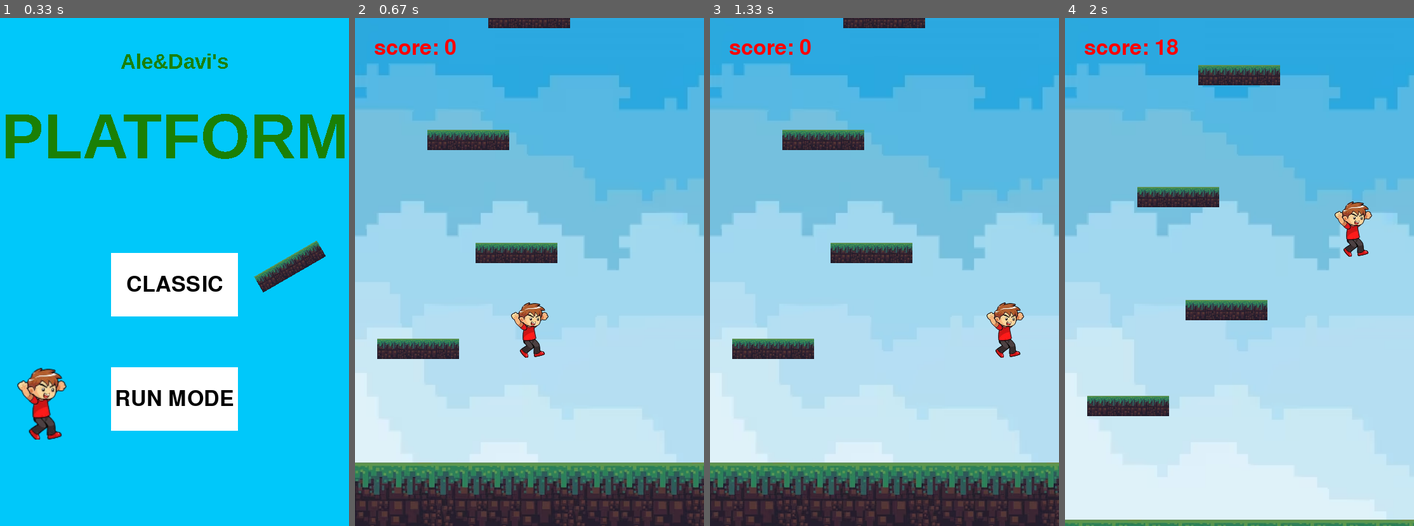
Above: before the commit, frames 1-4 (left to right).
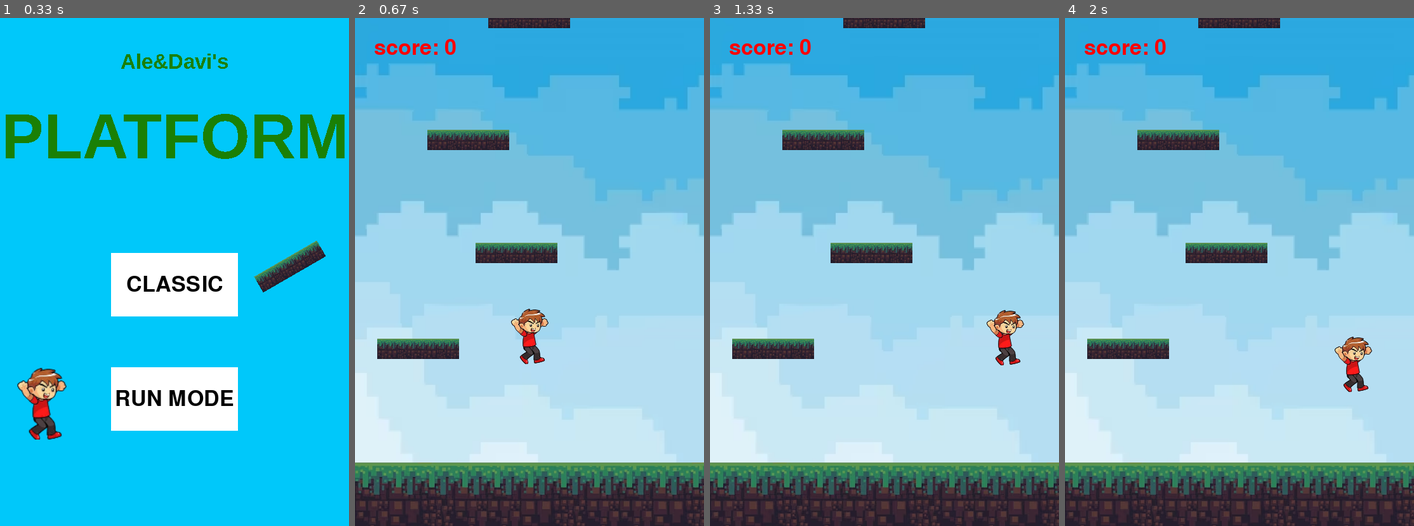
Above: after the commit, the same moments.

Repository: AleBrambilla/pygame-Brambilla-Mariani
Game: pygame game, started from main.py
Two runs of this game, one before a commit and one after it. Both use one fixed random seed, a clock stepped at 60 frames per second and the inputs below.
Inputs (mouse positions are in pixels of both pictures, inside the frame that each line leads up to):
- Up to frame 1 (0.33 s): no input
- Up to frame 2 (0.67 s): press the mouse at (529, 282) at 0.37 s; move the mouse to (543, 216) at 0.47 s; release the mouse at (560, 150) at 0.6 s
- Up to frame 3 (1.33 s): hold Right 0.67-1.13 s; move the mouse to (870, 134) at 0.7 s; hold Right from 1.17 s (still down)
- Up to frame 4 (2 s): release Right at 1.63 s; hold Left from 1.67 s (still down)

Frame 1 is identical in both runs. In frame 2, 0.7% of the frame differs, in the area x 44-56%, y 56-69%; in frame 3, 0.8%; in frame 4, 21%, in the area x 0-100%, y 0-100%.

Commit message:
debug tasto home

Diff:
--- a/main.py
+++ b/main.py
@@ -117,8 +117,11 @@
 clock = pygame.time.Clock()
 
 stato = 'home'
+stato_precedente=None
 
 while True:
+
+
 
     for event in pygame.event.get():
         if event.type == pygame.QUIT:
@@ -151,7 +154,12 @@
             stato = 'run mode'
             RunMode_init()
 
-    if stato == 'classico':
+    elif stato_precedente == 'morte':
+        pygame.time.wait(200)
+        stato_precedente=None
+        stato='home'
+
+    elif stato == 'classico':
 
         pygame.display.set_caption('Classic Mode')
         screen.blit(sfondo, (0,0))
@@ -249,9 +257,9 @@
         screen.blit(tasto_home, home_rect)
         screen.blit(home_scritta, home_scritta_rect)
         if home_rect.collidepoint(pygame.mouse.get_pos()) and pygame.mouse.get_pressed()[0]:
-            stato = 'home'
+            stato_precedente='morte'
         if event.type== KEYUP and event.key==K_KP_ENTER:
-            stato = 'home'
+            stato_precedente='morte'
         if event.type== KEYUP and event.key==K_SPACE:
             stato = stato_precedente
             if stato=='classico':
